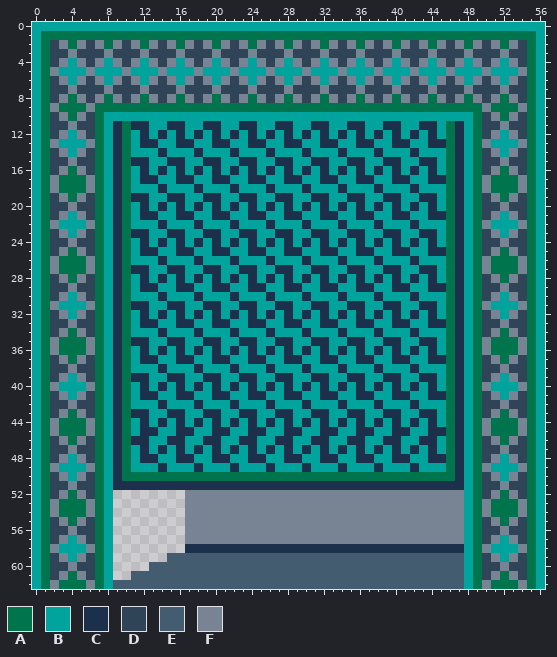
A pixel-art sprite gets an edit: PoP/resources/Sprites_400/Dungeon/door/final_door_opening/frame04.png. This is how it looked before the edit.
The file is 114x126 pixels, drawn in blocks of 2x2; one block is one cell here.
Palette (. is transparent): A #00744c  B #00a49c  C #1c304c  D #304458  E #445c70  F #788494
Pixels before (only the part around the change), first column x 0:
 0 BBBBBBBBBBBBBBBBBBBBBBBBBBBBBBBBBBBBBBBBBBBBBBBBBBBBBBBBB
 1 BAAAAAAAAAAAAAAAAAAAAAAAAAAAAAAAAAAAAAAAAAAAAAAAAAAAAAAAB
 2 BADFAFDFAFDFAFDFAFDFAFDFAFDFAFDFAFDFAFDFAFDFAFDFAFDFAFDAB
 3 BADDFDDDFDDDFDDDFDDDFDDDFDDDFDDDFDDDFDDDFDDDFDDDFDDDFDDAB
 4 BADFBFDFBFDFBFDFBFDFBFDFBFDFBFDFBFDFBFDFBFDFBFDFBFDFBFDAB
 5 BAFBBBFBBBFBBBFBBBFBBBFBBBFBBBFBBBFBBBFBBBFBBBFBBBFBBBFAB
 6 BADFBFDFBFDFBFDFBFDFBFDFBFDFBFDFBFDFBFDFBFDFBFDFBFDFBFDAB
 7 BADDFDDDFDDDFDDDFDDDFDDDFDDDFDDDFDDDFDDDFDDDFDDDFDDDFDDAB
 8 BADFAFDFAFDFAFDFAFDFAFDFAFDFAFDFAFDFAFDFAFDFAFDFAFDFAFDAB
 9 BAFAAAFAAAAAAAAAAAAAAAAAAAAAAAAAAAAAAAAAAAAAAAAAAAFAAAFAB
10 BADFAFDABBBBBBBBBBBBBBBBBBBBBBBBBBBBBBBBBBBBBBBBBADFAFDAB
11 BADDFDDABCACCBBCCBBCCBBCCBBCCBBCCBBCCBBCCBBCCBACBADDFDDAB
12 BADFBFDABCABCBCBCBCBCBCBCBCBCBCBCBCBCBCBCBCBCBACBADFBFDAB
13 BAFBBBFABCABCCBBCCBBCCBBCCBBCCBBCCBBCCBBCCBBCCACBAFBBBFAB
14 BADFBFDABCABBBCBBBCBBBCBBBCBBBCBBBCBBBCBBBCBBBACBADFBFDAB
15 BADDFDDABCACCBBCCBBCCBBCCBBCCBBCCBBCCBBCCBBCCBACBADDFDDAB
16 BADFAFDABCABCBCBCBCBCBCBCBCBCBCBCBCBCBCBCBCBCBACBADFAFDAB
17 BAFAAAFABCABCCBBCCBBCCBBCCBBCCBBCCBBCCBBCCBBCCACBAFAAAFAB
18 BAFAAAFABCABBBCBBBCBBBCBBBCBBBCBBBCBBBCBBBCBBBACBAFAAAFAB
19 BADFAFDABCACCBBCCBBCCBBCCBBCCBBCCBBCCBBCCBBCCBACBADFAFDAB
20 BADDFDDABCABCBCBCBCBCBCBCBCBCBCBCBCBCBCBCBCBCBACBADDFDDAB
21 BADFBFDABCABCCBBCCBBCCBBCCBBCCBBCCBBCCBBCCBBCCACBADFBFDAB
22 BAFBBBFABCABBBCBBBCBBBCBBBCBBBCBBBCBBBCBBBCBBBACBAFBBBFAB
23 BADFBFDABCACCBBCCBBCCBBCCBBCCBBCCBBCCBBCCBBCCBACBADFBFDAB
24 BADDFDDABCABCBCBCBCBCBCBCBCBCBCBCBCBCBCBCBCBCBACBADDFDDAB
25 BADFAFDABCABCCBBCCBBCCBBCCBBCCBBCCBBCCBBCCBBCCACBADFAFDAB
26 BAFAAAFABCABBBCBBBCBBBCBBBCBBBCBBBCBBBCBBBCBBBACBAFAAAFAB
27 BAFAAAFABCACCBBCCBBCCBBCCBBCCBBCCBBCCBBCCBBCCBACBAFAAAFAB
28 BADFAFDABCABCBCBCBCBCBCBCBCBCBCBCBCBCBCBCBCBCBACBADFAFDAB
29 BADDFDDABCABCCBBCCBBCCBBCCBBCCBBCCBBCCBBCCBBCCACBADDFDDAB
30 BADFBFDABCABBBCBBBCBBBCBBBCBBBCBBBCBBBCBBBCBBBACBADFBFDAB
31 BAFBBBFABCACCBBCCBBCCBBCCBBCCBBCCBBCCBBCCBBCCBACBAFBBBFAB
32 BADFBFDABCABCBCBCBCBCBCBCBCBCBCBCBCBCBCBCBCBCBACBADFBFDAB
33 BADDFDDABCABCCBBCCBBCCBBCCBBCCBBCCBBCCBBCCBBCCACBADDFDDAB
34 BADFAFDABCABBBCBBBCBBBCBBBCBBBCBBBCBBBCBBBCBBBACBADFAFDAB
35 BAFAAAFABCACCBBCCBBCCBBCCBBCCBBCCBBCCBBCCBBCCBACBAFAAAFAB
36 BAFAAAFABCABCBCBCBCBCBCBCBCBCBCBCBCBCBCBCBCBCBACBAFAAAFAB
37 BADFAFDABCABCCBBCCBBCCBBCCBBCCBBCCBBCCBBCCBBCCACBADFAFDAB
38 BADDFDDABCABBBCBBBCBBBCBBBCBBBCBBBCBBBCBBBCBBBACBADDFDDAB
39 BADFBFDABCACCBBCCBBCCBBCCBBCCBBCCBBCCBBCCBBCCBACBADFBFDAB
40 BAFBBBFABCABCBCBCBCBCBCBCBCBCBCBCBCBCBCBCBCBCBACBAFBBBFAB
41 BADFBFDABCABCCBBCCBBCCBBCCBBCCBBCCBBCCBBCCBBCCACBADFBFDAB
42 BADDFDDABCABBBCBBBCBBBCBBBCBBBCBBBCBBBCBBBCBBBACBADDFDDAB
43 BADFAFDABCACCBBCCBBCCBBCCBBCCBBCCBBCCBBCCBBCCBACBADFAFDAB
44 BAFAAAFABCABCBCBCBCBCBCBCBCBCBCBCBCBCBCBCBCBCBACBAFAAAFAB
45 BAFAAAFABCABCCBBCCBBCCBBCCBBCCBBCCBBCCBBCCBBCCACBAFAAAFAB
46 BADFAFDABCACCBBCCBBCCBBCCBBCCBBCCBBCCBBCCBBCCBACBADFAFDAB
47 BADDFDDABCABCBCBCBCBCBCBCBCBCBCBCBCBCBCBCBCBCBACBADDFDDAB
48 BADFBFDABCABCCBBCCBBCCBBCCBBCCBBCCBBCCBBCCBBCCACBADFBFDAB
49 BAFBBBFABCABBBCBBBCBBBCBBBCBBBCBBBCBBBCBBBCBBBACBAFBBBFAB
50 BADFBFDABCAAAAAAAAAAAAAAAAAAAAAAAAAAAAAAAAAAAAACBADFBFDAB
51 BADDFDDABCCCCCCCCCCCCCCCCCCCCCCCCCCCCCCCCCCCCCCCBADDFDDAB
52 BADFAFDAB........FFFFFFFFFFFFFFFFFFFFFFFFFFFFFFFBADFAFDAB
53 BAFAAAFAB........FFFFFFFFFFFFFFFFFFFFFFFFFFFFFFFBAFAAAFAB
54 BAFAAAFAB........FFFFFFFFFFFFFFFFFFFFFFFFFFFFFFFBAFAAAFAB
55 BADFAFDAB........FFFFFFFFFFFFFFFFFFFFFFFFFFFFFFFBADFAFDAB
56 BADDFDDAB........FFFFFFFFFFFFFFFFFFFFFFFFFFFFFFFBADDFDDAB
57 BADFBFDAB........FFFFFFFFFFFFFFFFFFFFFFFFFFFFFFFBADFBFDAB
58 BAFBBBFAB........CCCCCCCCCCCCCCCCCCCCCCCCCCCCCCCBAFBBBFAB
59 BADFBFDAB......EEEEEEEEEEEEEEEEEEEEEEEEEEEEEEEEEBADFBFDAB
60 BADDFDDAB....EEEEEEEEEEEEEEEEEEEEEEEEEEEEEEEEEEEBADDFDDAB
61 BADFAFDAB..EEEEEEEEEEEEEEEEEEEEEEEEEEEEEEEEEEEEEBADFAFDAB
62 BAFAAAFABEEEEEEEEEEEEEEEEEEEEEEEEEEEEEEEEEEEEEEEBAFAAAFAB
After:
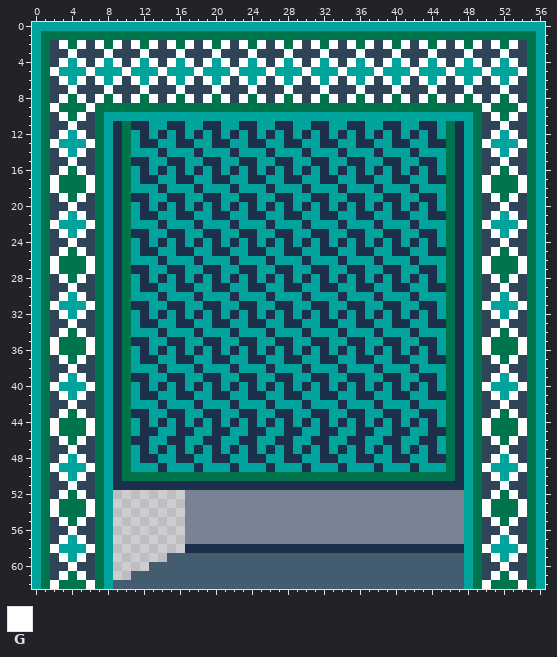
Colours new in this view: G #ffffff
From old to new:
Changed rows in their new state; - is an unchanged pixel.
first column x 2:
 2 -G-G-G-G-G-G-G-G-G-G-G-G-G-G-G-G-G-G-G-G-G-G-G-G-G-G-
 3 --G---G---G---G---G---G---G---G---G---G---G---G---G--
 4 -G-G-G-G-G-G-G-G-G-G-G-G-G-G-G-G-G-G-G-G-G-G-G-G-G-G-
 5 G---G---G---G---G---G---G---G---G---G---G---G---G---G
 6 -G-G-G-G-G-G-G-G-G-G-G-G-G-G-G-G-G-G-G-G-G-G-G-G-G-G-
 7 --G---G---G---G---G---G---G---G---G---G---G---G---G--
 8 -G-G-G-G-G-G-G-G-G-G-G-G-G-G-G-G-G-G-G-G-G-G-G-G-G-G-
 9 G---G-------------------------------------------G---G
10 -G-G---------------------------------------------G-G-
11 --G-----------------------------------------------G--
12 -G-G---------------------------------------------G-G-
13 G---G-------------------------------------------G---G
14 -G-G---------------------------------------------G-G-
15 --G-----------------------------------------------G--
16 -G-G---------------------------------------------G-G-
17 G---G-------------------------------------------G---G
18 G---G-------------------------------------------G---G
19 -G-G---------------------------------------------G-G-
20 --G-----------------------------------------------G--
21 -G-G---------------------------------------------G-G-
22 G---G-------------------------------------------G---G
23 -G-G---------------------------------------------G-G-
24 --G-----------------------------------------------G--
25 -G-G---------------------------------------------G-G-
26 G---G-------------------------------------------G---G
27 G---G-------------------------------------------G---G
28 -G-G---------------------------------------------G-G-
29 --G-----------------------------------------------G--
30 -G-G---------------------------------------------G-G-
31 G---G-------------------------------------------G---G
32 -G-G---------------------------------------------G-G-
33 --G-----------------------------------------------G--
34 -G-G---------------------------------------------G-G-
35 G---G-------------------------------------------G---G
36 G---G-------------------------------------------G---G
37 -G-G---------------------------------------------G-G-
38 --G-----------------------------------------------G--
39 -G-G---------------------------------------------G-G-
40 G---G-------------------------------------------G---G
41 -G-G---------------------------------------------G-G-
42 --G-----------------------------------------------G--
43 -G-G---------------------------------------------G-G-
44 G---G-------------------------------------------G---G
45 G---G-------------------------------------------G---G
46 -G-G---------------------------------------------G-G-
47 --G-----------------------------------------------G--
48 -G-G---------------------------------------------G-G-
49 G---G-------------------------------------------G---G
50 -G-G---------------------------------------------G-G-
51 --G-----------------------------------------------G--
52 -G-G---------------------------------------------G-G-
53 G---G-------------------------------------------G---G
54 G---G-------------------------------------------G---G
55 -G-G---------------------------------------------G-G-
56 --G-----------------------------------------------G--
57 -G-G---------------------------------------------G-G-
58 G---G-------------------------------------------G---G
59 -G-G---------------------------------------------G-G-
60 --G-----------------------------------------------G--
61 -G-G---------------------------------------------G-G-
62 G---G-------------------------------------------G---G
